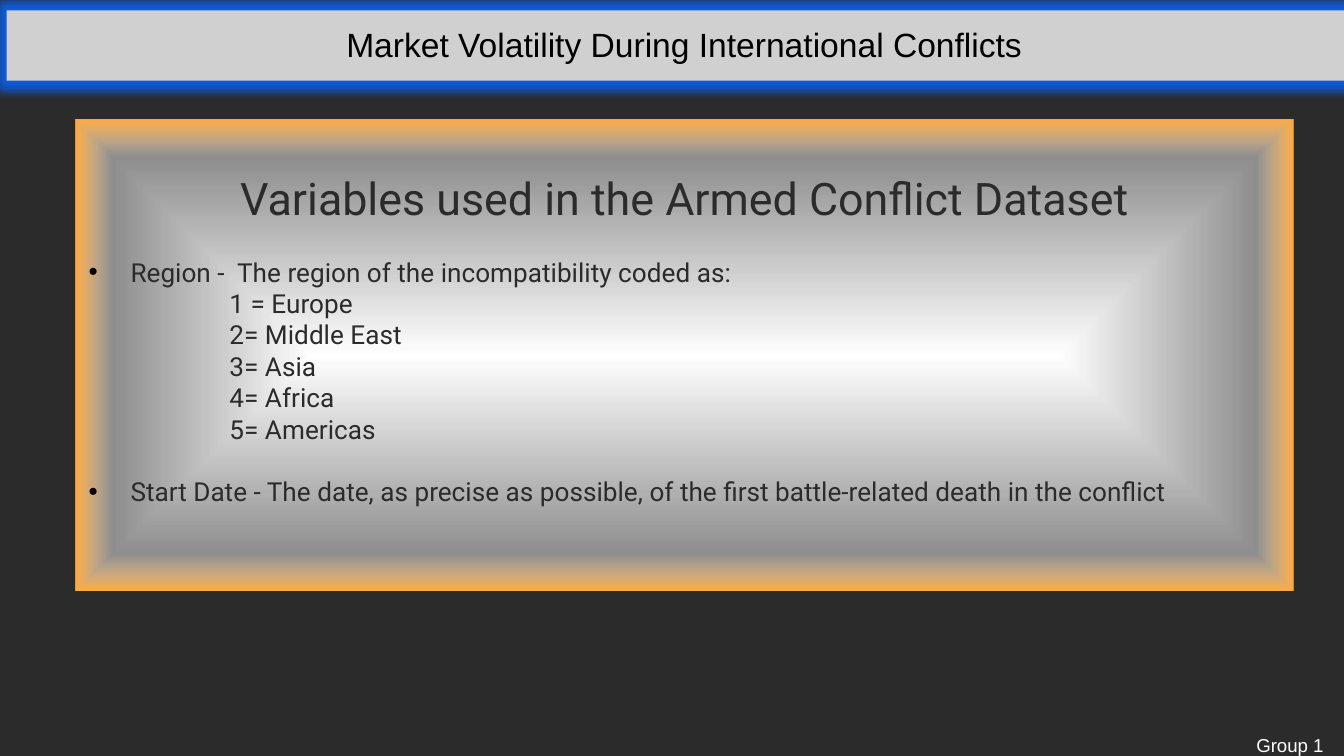
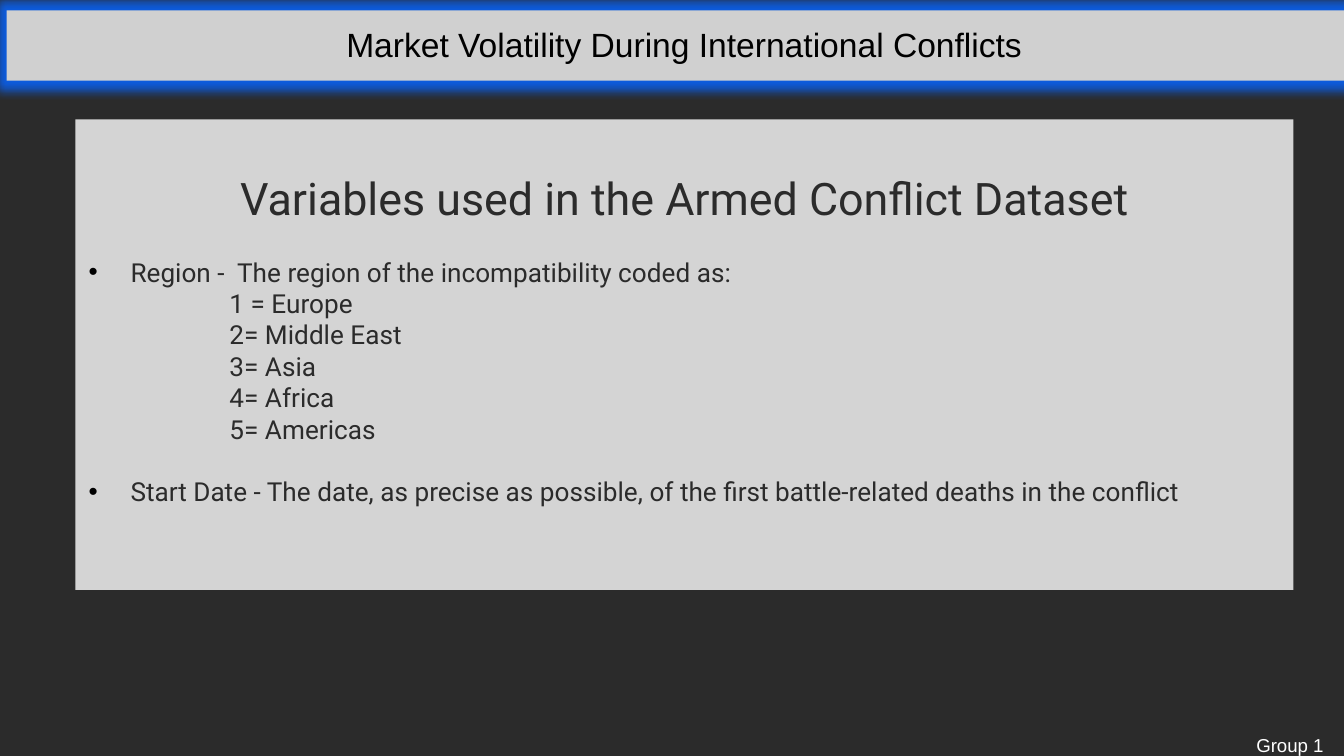
Before and after one commit to THeath15/Team1--Project, a slide deck: slide 9 of Group1 presentation revised 3.pptx. Drawn at 1344x756 pixels with LibreOffice and Linux fonts; fonts in the diff are those of the drawing; grey boxes stand for pictures; background and template pictures are left out; a plain dark background stands for a picture behind light text. Boxes give left, top, right and bottom in pixels: in the first picture for what was removed or moved away, otherwise in the second. Text is boxed around its words. In the diff, an @@ line names an element or a change of style, - is before the commit and + after.

```diff
--- a/Group1 presentation revised 3.pptx
+++ b/Group1 presentation revised 3.pptx
@@ rectangle "Variables used in the Armed ..." at <box>75,120,1293,590</box>: fill gradient #FFFFFF to #FFAB40 to #FFFFFF at 80% opacity @@
@@ text in rectangle at <box>131,481,1178,507</box>: text changed @@
-  • Start Date - The date, as precise as possible, of the first battle-related death in the conflict
+  • Start Date - The date, as precise as possible, of the first battle-related deaths in the conflict
```
Also in this commit, not shown: 11 other slides changed.
